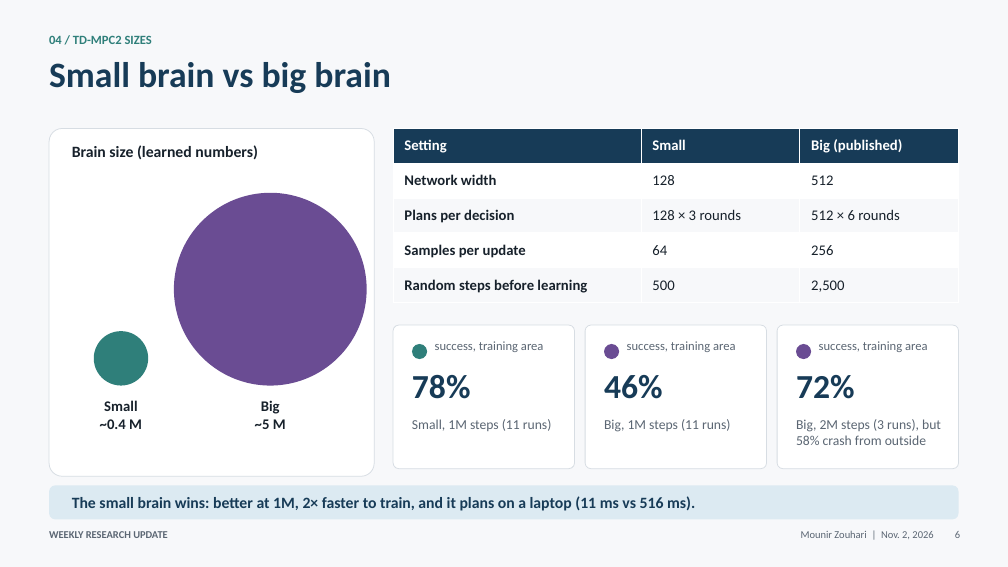
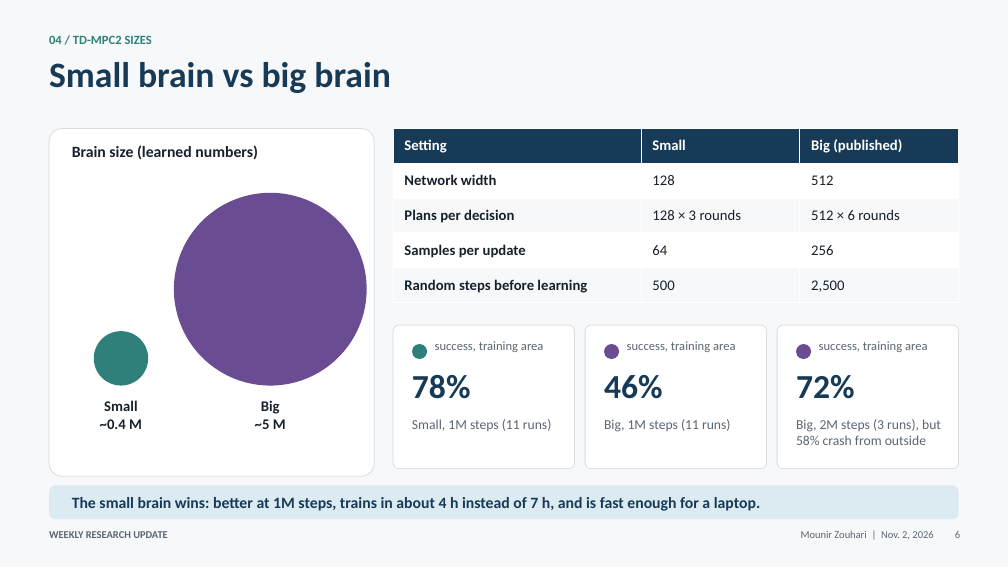
Before and after one commit to MounirZouhari/crazyfly, a slide deck: slide 6 of code/src/tdmpc2_training/reports/Mounir_Crazyflie_Weekly_Update_2026-11-02.pptx. Drawn at 1008x567 pixels with LibreOffice and Linux fonts; fonts in the diff are those of the drawing. Boxes give left, top, right and bottom in pixels: in the first picture for what was removed or moved away, otherwise in the second. Text is boxed around its words. In the diff, an @@ line names an element or a change of style, - is before the commit and + after.

Commit message:
Update deck: simpler wording, GPU and parallel results left out

```diff
--- a/code/src/tdmpc2_training/reports/Mounir_Crazyflie_Weekly_Update_2026-11-02.pptx
+++ b/code/src/tdmpc2_training/reports/Mounir_Crazyflie_Weekly_Update_2026-11-02.pptx
@@ text at [72, 497, 760, 511]: text changed @@
-The small brain wins: better at 1M, 2× faster to train, and it plans on a laptop (11 ms vs 516 ms).
+The small brain wins: better at 1M steps, trains in about 4 h instead of 7 h, and is fast enough for a laptop.
```
Also in this commit, not shown: 6 other slides changed.
